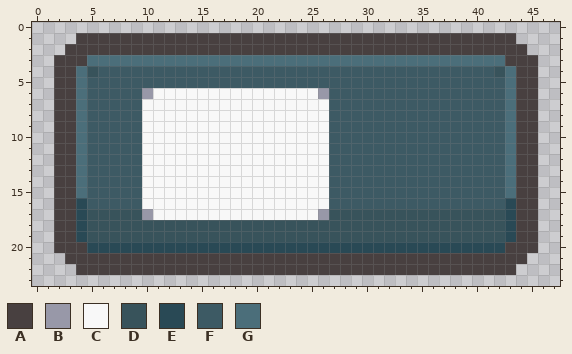
Edited in one commit: pixel-art sprite (Graphics/Windowskins/speech quantum.png). The first picture shows the starting point.
The file is 96x48 pixels, drawn in blocks of 2x2; one block is one cell here. Colours within 5 levels of each other are drawn and written as one.
Palette (. is transparent): A #484040  B #9898a8  C #f8f8f8  D #38535b  E #294955  F #3d5a64  G #4b6e7a
New version:
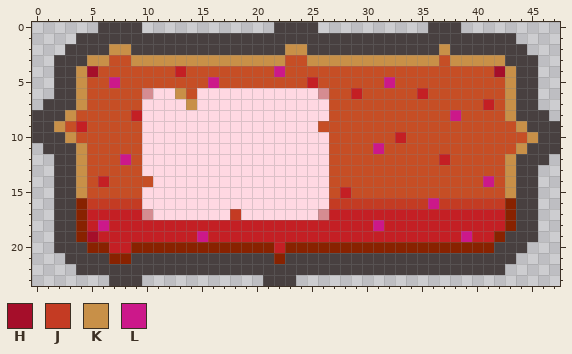
Colours new in this view: H #a50e2a  J #c43b23  K #c89048  L #cc188a
Difference:
colour B: #9898a8 -> #d58c91
colour C: #f8f8f8 -> #ffd8e2
colour D: #38535b -> #c41f24
colour E: #294955 -> #882200
colour F: #3d5a64 -> #c64e25
y 0: x 6..9 .... -> AAAA; x 22..25 .... -> AAAA; x 36..38 ... -> AAA
y 2: x 7..8 AA -> KK; x 23..24 AA -> KK; x 37 A -> K
y 3: x 5..42 GGGGGGGGGGGGGGGGGGGGGGGGGGGGGGGGGGGGGG -> KKFFKKKKKKKKKKKKKKFFKKKKKKKKKKKKFKKKKK
y 4: x 4..5 GD -> KH; x 13 F -> D; x 22 F -> L; x 42..43 DG -> HK
y 5: x 4 G -> K; x 7 F -> L; x 16 F -> L; x 25 F -> D; x 32 F -> L; x 43 G -> K
y 6: x 4 G -> K; x 13..14 CC -> KF; x 29 F -> D; x 35 F -> D; x 43 G -> K
y 7: x 1 . -> A; x 4 G -> K; x 14 C -> K; x 41 F -> D; x 43 G -> K
y 8: x 0..1 .. -> AA; x 3..4 AG -> KF; x 9 F -> D; x 38 F -> L; x 43 G -> K; x 46 . -> A
y 9: x 0..4 ..AAG -> AAKFD; x 26 C -> F; x 43..44 GA -> FK; x 46..47 .. -> AA
y 10: x 0..1 .. -> AA; x 3..4 AG -> KF; x 33 F -> D; x 43..47 GAA.. -> FFKAA
y 11: x 1 . -> A; x 4 G -> K; x 31 F -> L; x 43..44 GA -> FK; x 46..47 .. -> AA
y 12: x 4 G -> K; x 8 F -> L; x 37 F -> D; x 43 G -> K; x 46 . -> A
y 13: x 4 G -> K; x 43 G -> K
y 14: x 4 G -> K; x 6 F -> D; x 10 C -> F; x 41 F -> L; x 43 G -> K
y 15: x 4 G -> K; x 28 F -> D; x 43 G -> K
y 16: x 5..9 FFFFF -> JJJJJ; x 27..42 FFFFFFFFFFFFFFFF -> JJJJJJJJJLJJJJJJ
y 17: x 18 C -> J
y 18: x 6 D -> L; x 31 D -> L
y 19: x 5 D -> H; x 15 D -> L; x 39 D -> L; x 42..43 DE -> EA
y 20: x 7..8 EE -> DD; x 22 E -> D; x 42 E -> A; x 45 A -> .
y 21: x 7..8 AA -> EE; x 22 A -> E; x 44 A -> .
y 22: x 43 A -> .
y 23: x 7..9 ... -> AAA; x 21..23 ... -> AAA
Where, in picture pixels (left, top, right, bottom), the same in both pictures:
changed: (32, 22, 560, 286)
